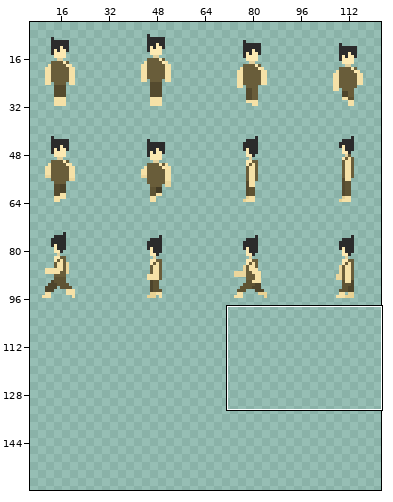
Two states of a pixel-art file, player/player_sprite.ase. Above: a wide view before the commit, with the close-up outlined.
Close-up. The starting point:
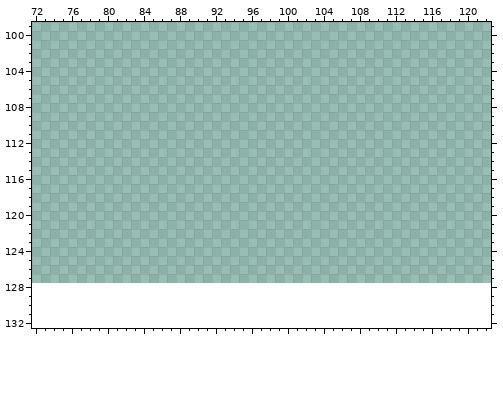
128x128 pixels, 1 frame. Colours within 5 levels of each other are drawn and written as one. Shown: x 72..122, y 99..132. The old version is drawn lined up with the new one, on the new canvas. The wide view leaves out empty margins. The commit also changed other parts of the picture, which this record leaves out.
The same view after the edit:
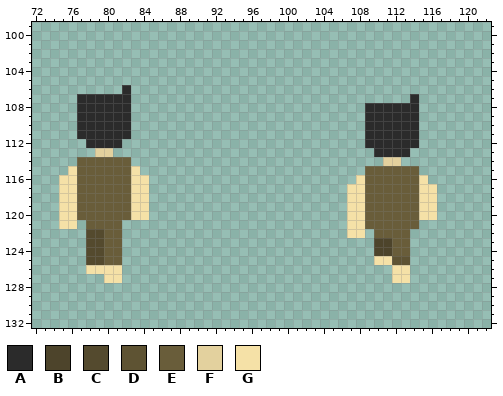
Palette (. is transparent): A #2b2b2b  B #4d442b  C #544a2e  D #5e5333  E #695d3a  F #e3d19e  G #f5e1a7
Changes in this commit:
canvas 128x128 -> 128x160
y 106: x 82 . -> A
y 107: x 77..82 ...... -> AAAAAA; x 114 . -> A
y 108..111: x 77..82 ...... -> AAAAAA; x 109..114 ...... -> AAAAAA
y 112: x 78..81 .... -> AAAA; x 109..114 ...... -> AAAAAA
y 113: x 79..80 .. -> FF; x 110..113 .... -> AAAA
y 114: x 77..82 ...... -> EEEEEE; x 111..112 .. -> FF
y 115: x 76..83 ........ -> GEEEEEEG; x 109..114 ...... -> EEEEEE
y 116: x 75..84 .......... -> GGEEEEEEGG; x 108..115 ........ -> GEEEEEEG
y 117..120: x 75..84 .......... -> GGEEEEEEGG; x 107..116 .......... -> GGEEEEEEGG
y 121: x 75..76 .. -> GG; x 78..81 .... -> EEEE; x 107..114 ........ -> GGEEEEEE
y 122: x 78..81 .... -> CCEE; x 107..108 .. -> GG; x 110..113 .... -> EEEE
y 123..124: x 78..81 .... -> CCEE; x 110..113 .... -> BBEE
y 125: x 78..81 .... -> CCEE; x 110..113 .... -> GGDD
y 126: x 78..81 .... -> GGGG; x 112..113 .. -> GG
y 127: x 80..81 .. -> GG; x 112..113 .. -> GG
